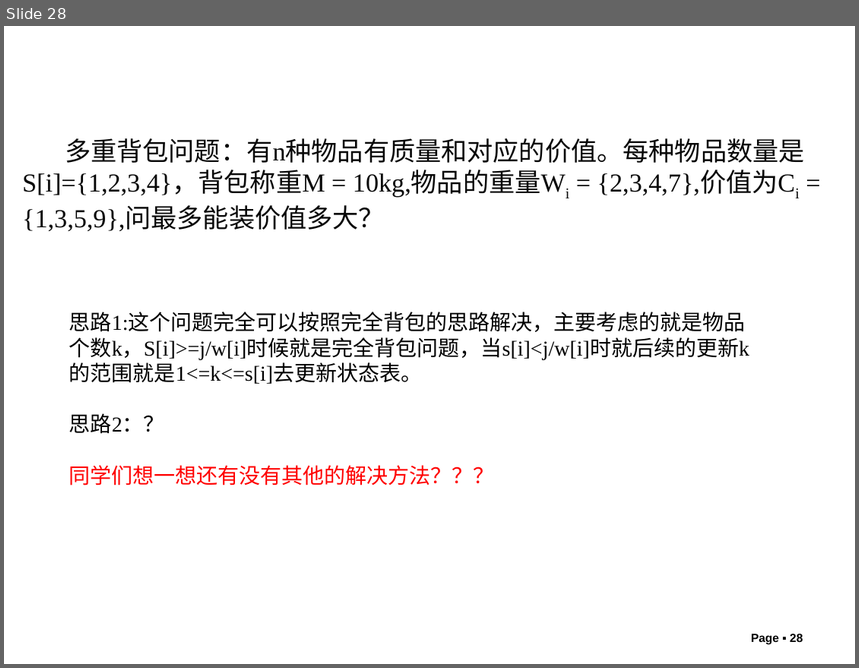
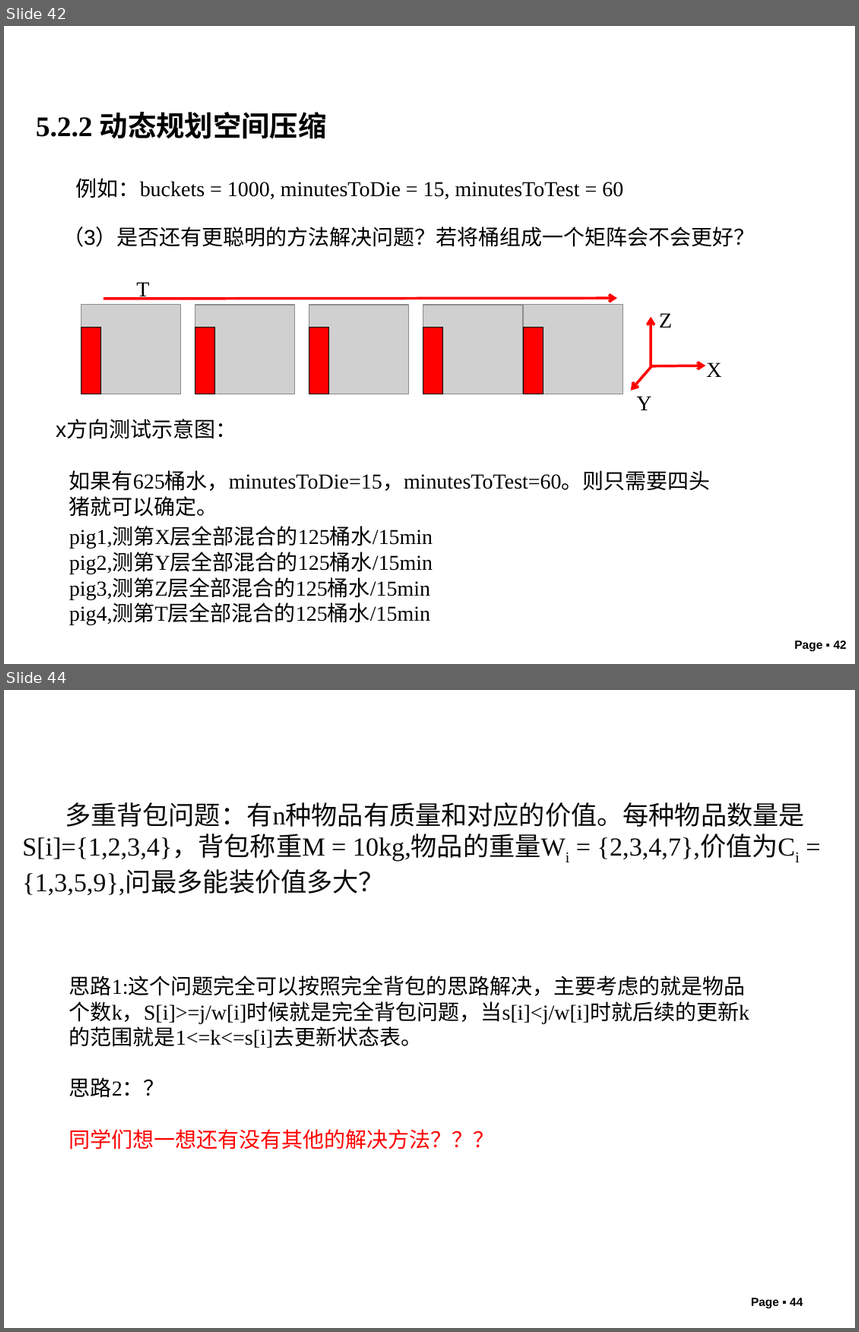
Before and after one commit to liutongling/DP, a slide deck: file/第5章 动态规划法.pptx. Shown one above the other, each under a label of ours: slide 28 before the commit, slides 42 and 44 after it; the slides between them are not shown. The pictures are 859x668 and 859x1332 pixels, drawn with LibreOffice and Linux fonts; fonts in the diff are those of the drawing; grey boxes stand for pictures; background and template pictures are left out. Boxes give left, top, right and bottom in pixels: in the first picture for what was removed or moved away, otherwise in the second. Text is boxed around its words. In the diff, an @@ line names an element or a change of style, - is before the commit and + after.

```diff
--- a/file/第5章 动态规划法.pptx
+++ b/file/第5章 动态规划法.pptx
@@ slide 42 added at <box>4,26,855,664</box>, background #FFFFFF @@
@@ text added at <box>36,112,327,139</box>, 24 pt, text #000000, bold @@
+5.2.2 动态规划空间压缩
@@ text added at <box>76,178,623,199</box>, 18 pt, text #000000 @@
+例如：buckets = 1000, minutesToDie = 15, minutesToTest = 60
@@ text added at <box>63,227,756,247</box>, 18 pt, text #000000 @@
+（3）是否还有更聪明的方法解决问题？若将桶组成一个矩阵会不会更好？
@@ arrow added from (104, 298) to (617, 298), #FF0000 2.25 pt @@
@@ text added at <box>136,282,149,300</box>, 18 pt, text #000000 @@
+T
@@ picture added at <box>81,304,180,394</box> @@
@@ picture added at <box>195,305,294,395</box> @@
@@ picture added at <box>309,305,408,395</box> @@
@@ picture added at <box>423,305,522,395</box> @@
@@ picture added at <box>523,304,623,394</box> @@
@@ arrow added from (651, 368) to (651, 317), #FF0000 2.25 pt @@
@@ text added at <box>659,313,672,328</box>, 18 pt, text #000000 @@
+Z
@@ rectangle added at <box>81,327,101,395</box>, fill #FF0000, outline #000000 0.75 pt @@
@@ rectangle added at <box>195,327,215,395</box>, fill #FF0000, outline #000000 0.75 pt @@
@@ rectangle added at <box>309,327,329,395</box>, fill #FF0000, outline #000000 0.75 pt @@
@@ rectangle added at <box>423,327,443,395</box>, fill #FF0000, outline #000000 0.75 pt @@
@@ rectangle added at <box>523,327,544,395</box>, fill #FF0000, outline #000000 0.75 pt @@
@@ arrow added from (652, 366) to (630, 390), #FF0000 2.25 pt @@
@@ arrow added from (651, 366) to (705, 366), #FF0000 2.25 pt @@
@@ text added at <box>706,363,721,377</box>, 18 pt, text #000000 @@
+X
@@ text added at <box>636,396,652,411</box>, 18 pt, text #000000 @@
+Y
@@ text added at <box>56,420,237,439</box>, 18 pt, text #000000 @@
+x方向测试示意图：
@@ text added at <box>69,471,711,517</box>, 18 pt, text #000000 @@
+如果有625桶水，minutesToDie=15，minutesToTest=60。则只需要四头猪就可以确定。
@@ text added at <box>69,528,433,626</box>, 18 pt, text #000000 @@
+pig1,测第X层全部混合的125桶水/15min
+pig2,测第Y层全部混合的125桶水/15min
+pig3,测第Z层全部混合的125桶水/15min
+pig4,测第T层全部混合的125桶水/15min
@@ page number added at <box>794,641,847,651</box>, 10 pt, text #000000, bold @@
+Page ▪ 42
@@ what was slide 28 is now slide 44 @@
@@ page number at <box>751,1298,803,1309</box>: text changed @@
-Page ▪ 28
+Page ▪ 44
```
Also in this commit, not shown: 3 slides changed, 15 other slides added, 2 other files.
